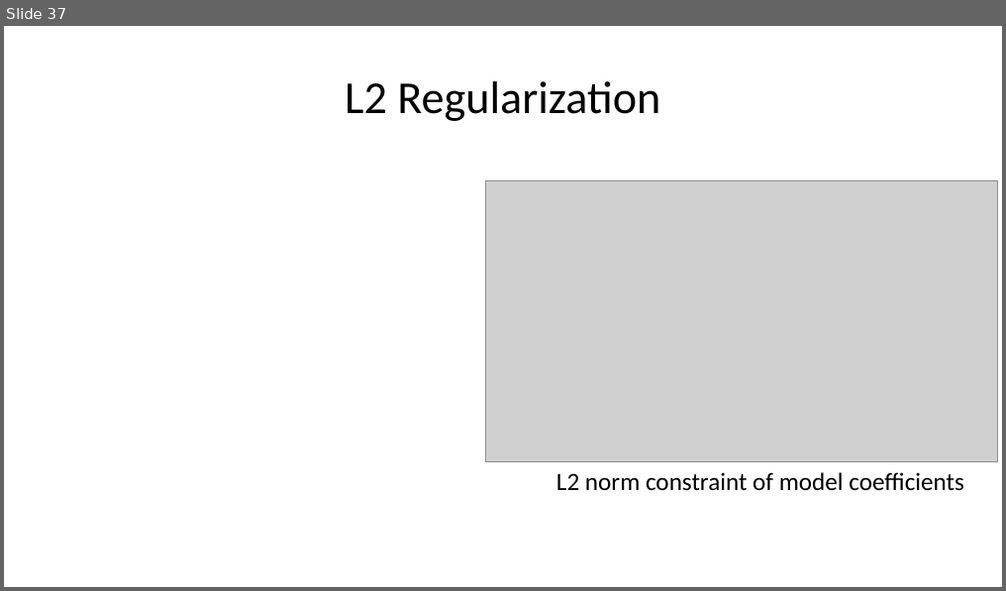
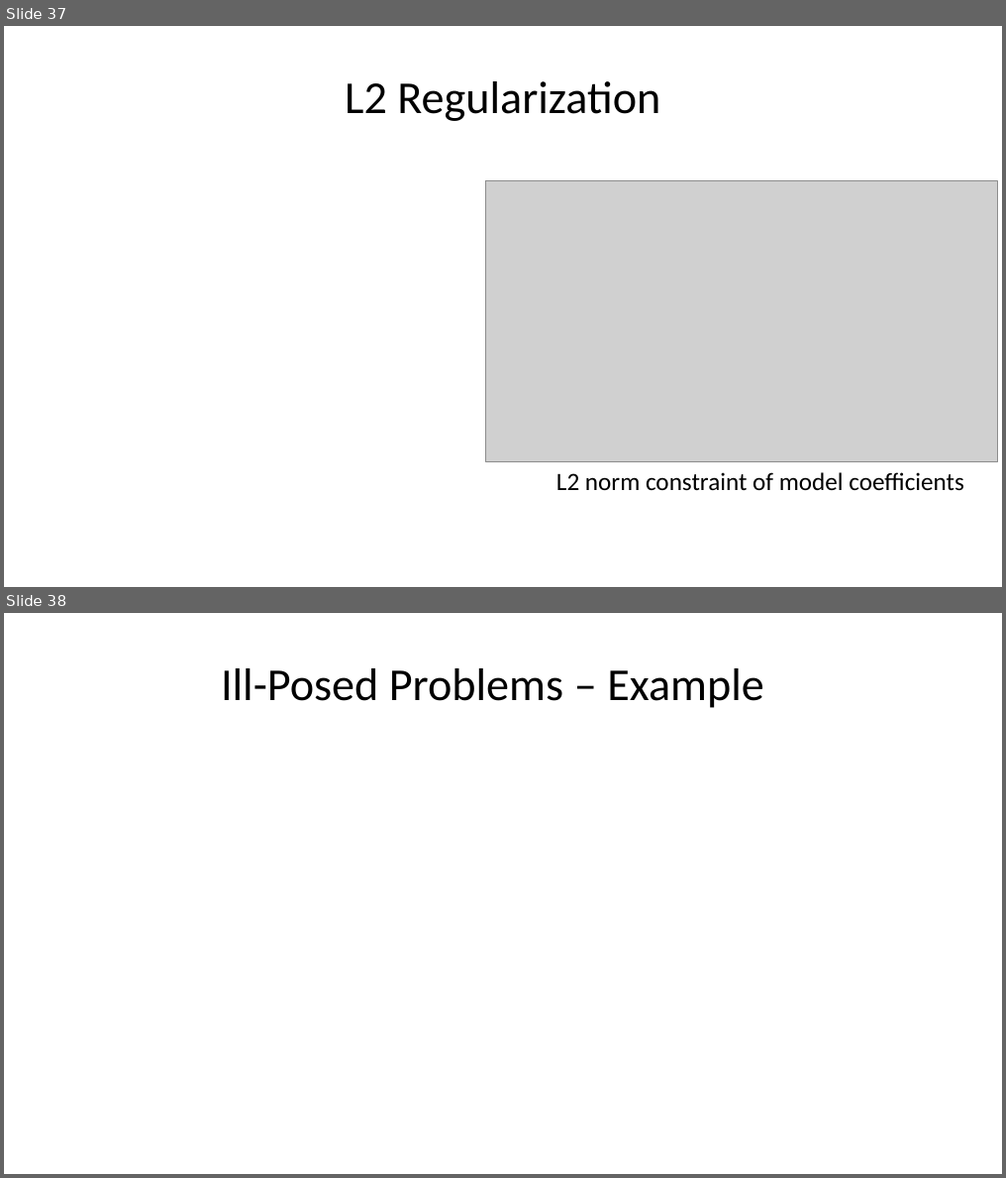
Before and after one commit to StephenElston/CSCI-E-83, a slide deck: LectureSlides/10a_ModelsInHighDimensions.pptx. Shown one above the other, each under a label of ours: slide 37 before the commit, slides 37 and 38 after it. The pictures are 1006x591 and 1006x1178 pixels, drawn with LibreOffice and Linux fonts; fonts in the diff are those of the drawing; grey boxes stand for pictures. Boxes give left, top, right and bottom in pixels: in the first picture for what was removed or moved away, otherwise in the second. Text is boxed around its words. In the diff, an @@ line names an element or a change of style, - is before the commit and + after.

Commit message:
added example slides, improved wording, fixed typos

```diff
--- a/LectureSlides/10a_ModelsInHighDimensions.pptx
+++ b/LectureSlides/10a_ModelsInHighDimensions.pptx
@@ slide 38 added at box(4, 613, 1002, 1174), background #FFFFFF @@
@@ title added at box(221, 668, 763, 708), 33 pt, text #000000 @@
+Ill-Posed Problems – Example
```
Also in this commit, not shown: 4 slides changed, 2 other slides added.
